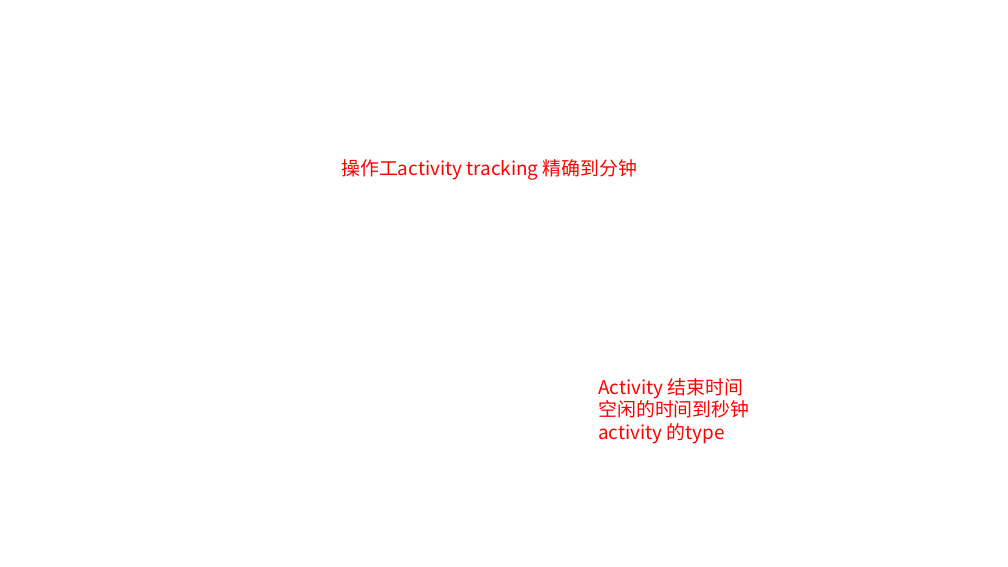
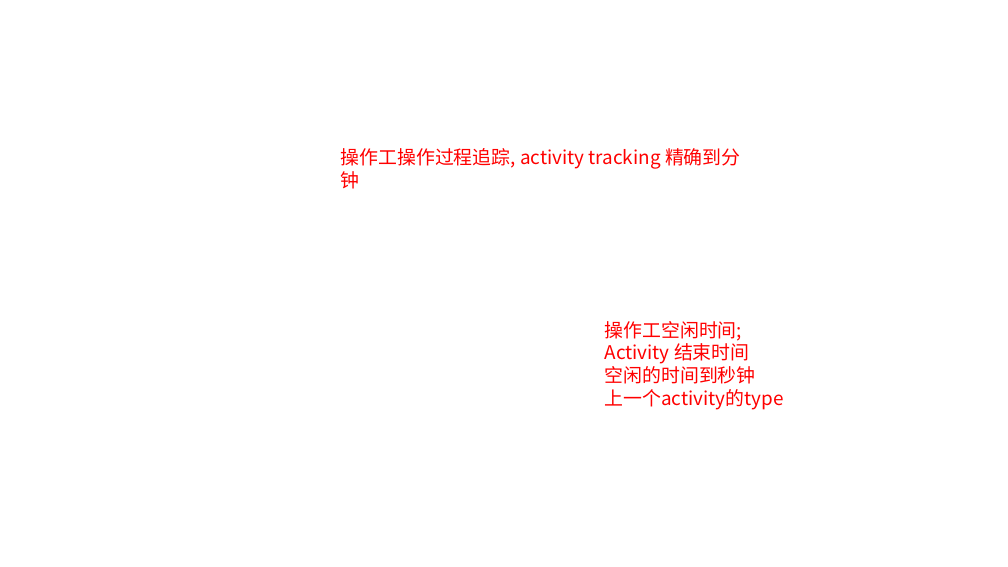
Before and after one commit to fyenne/play4_activity, a slide deck: slide 2 of activity_tracking_1014.pptx. Drawn at 1008x567 pixels with LibreOffice and Linux fonts; fonts in the diff are those of the drawing; background and template pictures are left out. Boxes give left, top, right and bottom in pixels: in the first picture for what was removed or moved away, otherwise in the second. Text is boxed around its words. In the diff, an @@ line names an element or a change of style, - is before the commit and + after.

```diff
--- a/activity_tracking_1014.pptx
+++ b/activity_tracking_1014.pptx
@@ text at (341,148,741,189): text changed @@
-操作工activity tracking 精确到分钟
+操作工操作过程追踪, activity tracking 精确到分钟
@@ text at (605,321,784,410): text changed @@
-Activity 结束时间
-空闲的时间到秒钟
-activity 的type
+操作工空闲时间;
+Activity 结束时间
+空闲的时间到秒钟
+上一个activity的type
```
Also in this commit, not shown: 4 other slides changed, 1 other file.
